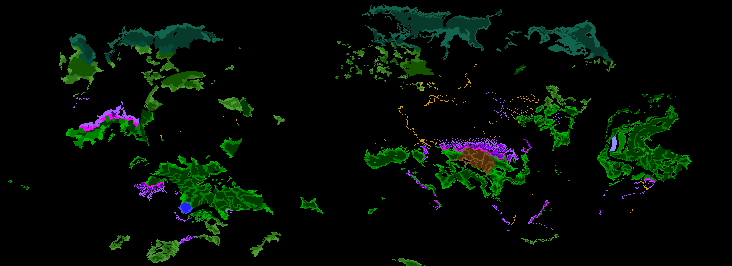
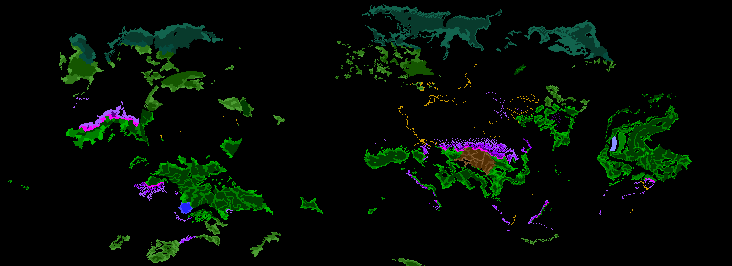
Two versions of the same layered image (732x266). Layer-by-layer changes:
removed layer "1" over [394, 50, 397, 57]
painted on "trees.bmp" over [353, 47, 591, 211]
